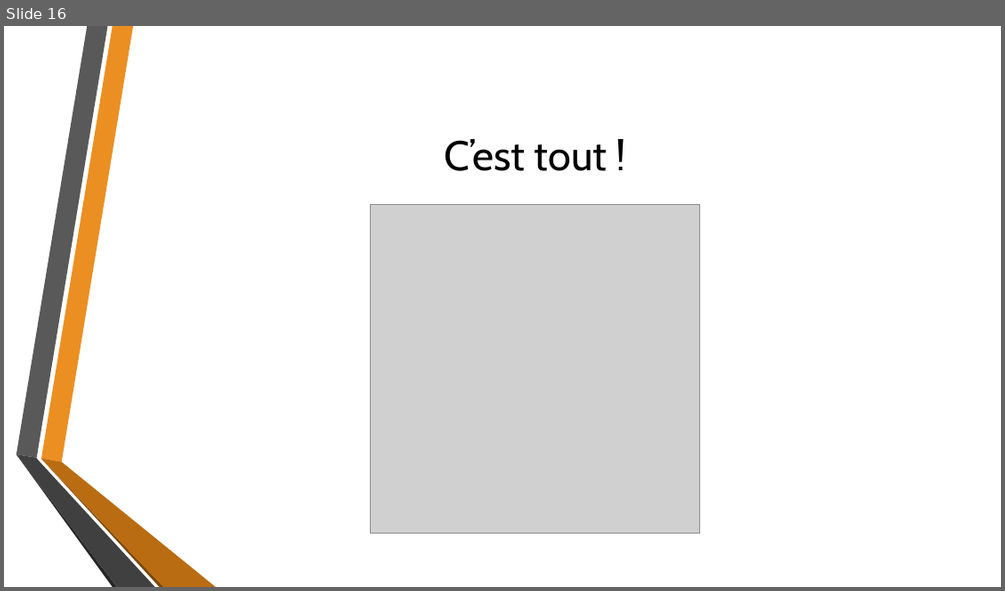
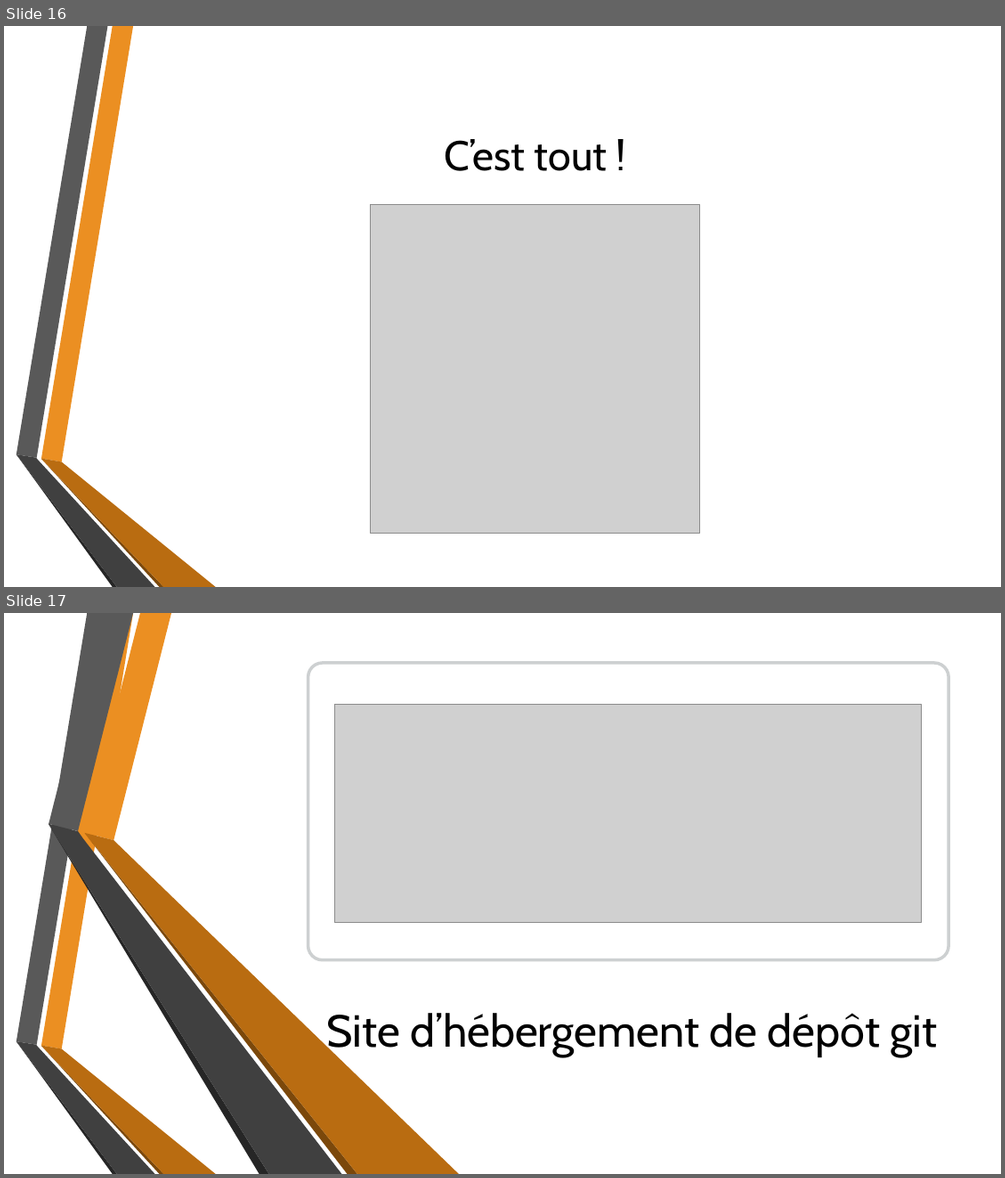
Before and after one commit to MatRenaud/Tptravailinfo, a slide deck: GitPresentation.pptx. Shown one above the other, each under a label of ours: slide 16 before the commit, slides 16 and 17 after it. The pictures are 1005x591 and 1005x1178 pixels, drawn with LibreOffice and Linux fonts; fonts in the diff are those of the drawing; grey boxes stand for pictures; background and template pictures are left out. Boxes give left, top, right and bottom in pixels: in the first picture for what was removed or moved away, otherwise in the second. Text is boxed around its words. In the diff, an @@ line names an element or a change of style, - is before the commit and + after.

```diff
--- a/GitPresentation.pptx
+++ b/GitPresentation.pptx
@@ slide 17 added at bbox=[4, 613, 1001, 1174], background picture (left out); not listed: 6 template elements that a slide beside it also shows @@
@@ rounded rectangle added at bbox=[308, 663, 949, 960], fill #FFFFFF, outline #979D9F 3 pt @@
@@ picture added at bbox=[334, 705, 922, 922] @@
@@ group added at bbox=[48, 613, 460, 1174]: 6 freeform shapes @@
@@ title added at bbox=[327, 1013, 938, 1056], 43.2 pt, text #000000 @@
+Site d’hébergement de dépôt git
```
Also in this commit, not shown: 16 other slides added, 9 other files.
